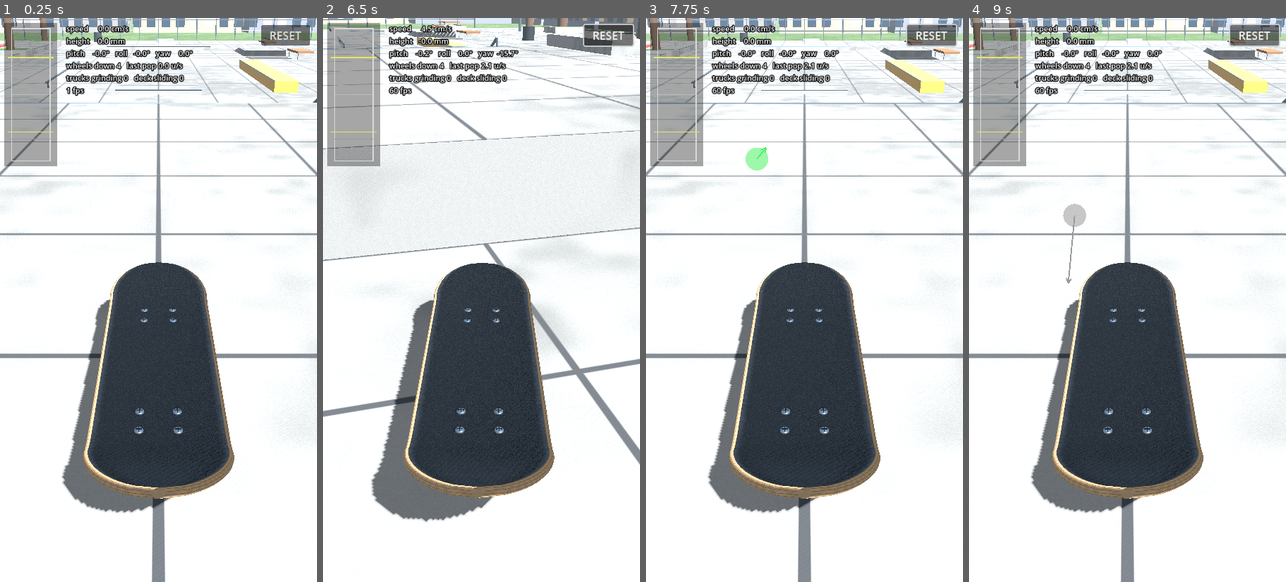
Above: before the commit, frames 1-4 (left to right).
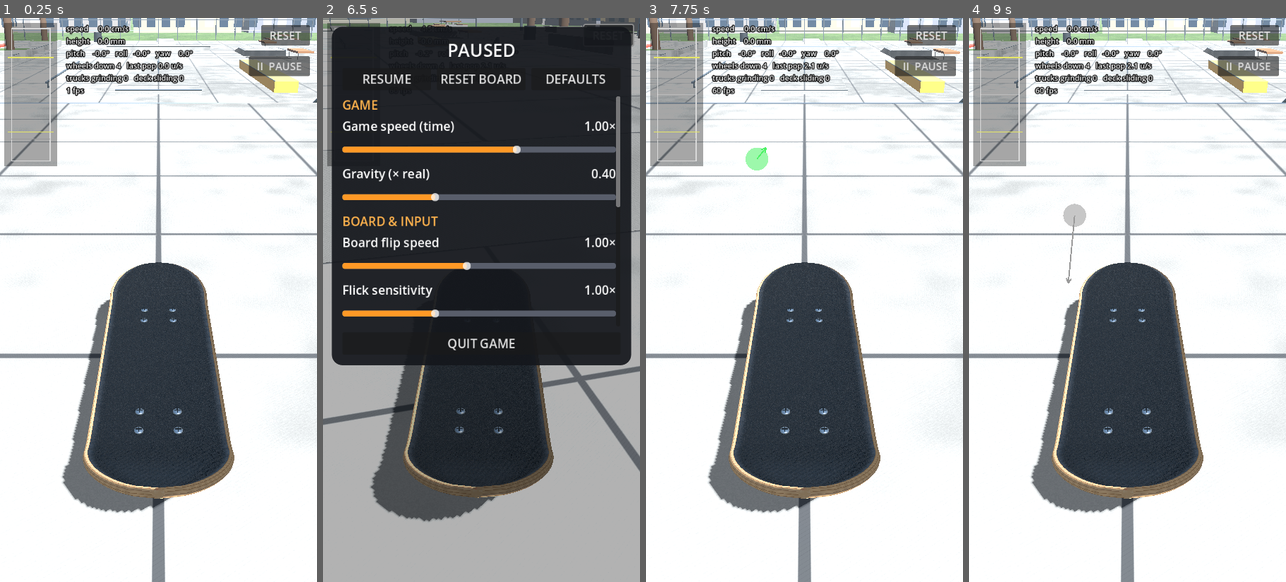
Above: after the commit, the same moments.

Repository: dexdev4/Fingerboardgame
Game: Godot game, scene res://scenes/main.tscn
Two runs of this game, one before a commit and one after it. Both use one fixed random seed, a clock stepped at 60 frames per second and the inputs below.
Inputs (mouse positions are in pixels of both pictures, inside the frame that each line leads up to):
- Up to frame 1 (0.25 s): no input
- Up to frame 2 (6.5 s): click (601, 63) at 0.5 s, where only the run after the commit has a clickable "II PAUSE"; click (386, 80) at 1.25 s, where only the run after the commit has a clickable "RESUME"; click "RESET" at 2 s; move the mouse to (551, 271) at 2.77 s; click (551, 271) at 2.92 s; drag from (418, 328) to (465, 412) at 3.52 s; move the mouse to (513, 175) at 4.27 s; click (513, 175) at 4.42 s; drag from (465, 412) to (386, 215) at 5.02 s; move the mouse to (576, 384) at 5.77 s; click (576, 384) at 5.92 s; tap Escape (ui_cancel) at 6.4 s
- Up to frame 3 (7.75 s): click "RESET" (after the commit: "RESET BOARD") at 6.5 s; drag from (709, 215) to (756, 159) at 7.27 s
- Up to frame 4 (9 s): move the mouse to (1143, 300) at 8.02 s; click (1143, 300) at 8.17 s; drag from (1079, 159) to (1064, 328) at 8.77 s

The runs differ from the first frame. In frame 1, 0.7% of the frame differs, in the area x 78-98%, y 6-11%; in frame 2, 92%, in the area x 0-100%, y 0-100%; in frame 3, 0.8%; in frame 4, 0.8%.

Commit message:
M12: pause menu with game speed, flip speed, flick sensitivity, gravity and camera settings
- PauseMenu: II PAUSE button (and back button / Esc) freezes the game, lifts all fingers and
  opens touch-sized sliders; settings apply live and are saved on the device.
- GameSettings layers the player's choices on top of board_tuning.tres (defaults from a fresh
  load of the file); slider ranges are menu_* tuning fields.
- Game speed sets ticks = 120 x speed with time_scale = ticks/120, so every physics step stays
  1/120 s: slow motion gives the identical trick (new test: half-speed ollie == normal ollie).
- Flick sensitivity scales press speeds in FingerInput; flip speed scales the flip/shove caps.
- Chase camera: orbit round the board and tilt (aim height); 0 = the previous view exactly.

Co-Authored-By: Claude Opus 5.5 <noreply@anthropic.com>
Claude-Session: https://claude.ai/code/session_01V3t6tByfZrPpVsZFujDZBG

Diff:
--- a/scripts/board_tuning.gd
+++ b/scripts/board_tuning.gd
@@ -116,6 +116,10 @@
 @export_group("Feet (fingers on the board)")
 ## Shifts the back/front split along the board (mm, + toward the tail).
 @export var foot_split_mm: float = 0.0
+## Flick input sensitivity (pause menu): multiplies every press speed read from a finger (end
+## and side presses). 2 = a flick counts as twice as fast (easier pops/flips, deadzones feel
+## half as wide); 0.5 = you need twice the finger speed. Caps (foot_max_speed etc.) are unchanged.
+@export var flick_sensitivity: float = 1.0
 ## A new touch counts as landing on the board this far outside the deck outline (mm). Generous,
 ## because the board is thin on screen — placing a finger should be easy.
 @export var foot_assign_margin_mm: float = 10.0
@@ -216,6 +220,38 @@
 @export var camera_follow: float = 5.0
 ## How quickly the camera swings round to the board's heading (1/s).
 @export var camera_turn_follow: float = 2.5
+## Swings the camera round the board (degrees about the vertical): 0 = straight behind,
+## + = round to the board's right side, − = left side.
+@export var camera_orbit_deg: float = 0.0
+## Raises (+) or lowers (−) the point the camera aims at (world units, from the board), which
+## tilts the view up toward the run ahead or down onto the board.
+@export var camera_aim_height: float = 0.0
+
+@export_group("Pause menu (slider ranges)")
+## Game speed (time manipulator): 1 = real time, 0.5 = half-speed slow motion. Every physics
+## tick stays 1/120 s; only how many ticks run per real second changes, so tricks are identical.
+@export var menu_game_speed_min: float = 0.1
+@export var menu_game_speed_max: float = 1.5
+## Board flip speed: multiplier on the flip/shove spin ceilings (press_side_max_roll,
+## press_side_max_speed, press_scoop_max_spin).
+@export var menu_flip_speed_min: float = 0.5
+@export var menu_flip_speed_max: float = 1.6
+## Flick input sensitivity (flick_sensitivity).
+@export var menu_flick_sensitivity_min: float = 0.5
+@export var menu_flick_sensitivity_max: float = 2.0
+## Gravity (gravity_multiplier, × real gravity).
+@export var menu_gravity_min: float = 0.1
+@export var menu_gravity_max: float = 1.0
+## Camera position and angle ranges (world units / degrees).
+@export var menu_camera_distance_min: float = 0.5
+@export var menu_camera_distance_max: float = 2.5
+@export var menu_camera_height_min: float = 0.2
+@export var menu_camera_height_max: float = 2.0
+@export var menu_camera_orbit_max_deg: float = 90.0
+@export var menu_camera_aim_min: float = -0.5
+@export var menu_camera_aim_max: float = 0.8
+@export var menu_camera_fov_min: float = 35.0
+@export var menu_camera_fov_max: float = 85.0
 
 @export_group("Haptics")
 @export var haptics_enabled: bool = true
--- a/scripts/chase_camera.gd
+++ b/scripts/chase_camera.gd
@@ -44,7 +44,7 @@
 	var v := (board as RigidBody3D).linear_velocity if board is RigidBody3D else Vector3.ZERO
 	v.y = 0.0   # vertical motion (pops, drops) stays smoothed so the view doesn't jolt
 	global_position = (global_position + v * dt).lerp(target.origin, follow)
-	look_at(board.global_position + _heading * tuning.camera_look_ahead, Vector3.UP)
+	look_at(_aim_point(board.global_position), Vector3.UP)
 
 
 ## The board's nose direction flattened onto the ground. When the board points straight up
@@ -56,7 +56,17 @@
 
 
 func _target_xf(board_pos: Vector3) -> Transform3D:
-	var pos := board_pos - _heading * tuning.camera_distance + Vector3.UP * tuning.camera_height
+	# Behind the board (−heading), swung round it by camera_orbit_deg about the vertical.
+	# Rotating the "behind" vector (0,0,+1 for a board heading −Z) by +θ about UP gives
+	# (sin θ, 0, cos θ): positive orbit moves the camera to the board's right (+X).
+	var behind := (-_heading).rotated(Vector3.UP, deg_to_rad(tuning.camera_orbit_deg))
+	var pos := board_pos + behind * tuning.camera_distance + Vector3.UP * tuning.camera_height
 	pos.y = maxf(pos.y, tuning.camera_height * 0.5)   # never dip under the ground when popping
-	return Transform3D.IDENTITY.translated(pos).looking_at(
-			board_pos + _heading * tuning.camera_look_ahead, Vector3.UP)
+	return Transform3D.IDENTITY.translated(pos).looking_at(_aim_point(board_pos), Vector3.UP)
+
+
+## Where the camera looks: a little ahead of the board, raised/lowered by camera_aim_height
+## (that's the camera's tilt). The look-ahead follows the board's heading, not the orbit, so
+## the run ahead stays in view from the side too.
+func _aim_point(board_pos: Vector3) -> Vector3:
+	return board_pos + _heading * tuning.camera_look_ahead + Vector3.UP * tuning.camera_aim_height
--- a/scripts/finger_input.gd
+++ b/scripts/finger_input.gd
@@ -171,7 +171,8 @@
 	var dir := Vector2.DOWN if lp.z > 0.0 else Vector2.UP
 	if p_c != null and p_e != null and p_c.distance_to(p_e) > 2.0:
 		dir = (p_e - p_c).normalized()
-	f.press_speed = f.screen_vel.dot(dir) / _screen_unit(size)
+	# × flick_sensitivity (pause menu): how much a given finger speed counts as a press.
+	f.press_speed = f.screen_vel.dot(dir) / _screen_unit(size) * tuning.flick_sensitivity
 
 	# Side press speed: the same idea across the board. The concave rises toward the rails, so
 	# a finger driven toward the nearest side edge presses that edge (flip-trick flicks).
@@ -180,7 +181,7 @@
 	var p_rail = ScreenMath.project(camera, size, board_xf * Vector3(side * geo.half_width, 0.0, lp.z))
 	f.press_speed_side = 0.0
 	if p_mid != null and p_rail != null and p_mid.distance_to(p_rail) > 2.0:
-		f.press_speed_side = f.screen_vel.dot((p_rail - p_mid).normalized()) / _screen_unit(size)
+		f.press_speed_side = f.screen_vel.dot((p_rail - p_mid).normalized()) / _screen_unit(size) * tuning.flick_sensitivity
 
 
 ## Measure a push finger: its velocity across the ground plane (units/s).
--- /dev/null
+++ b/scripts/game_settings.gd
@@ -0,0 +1,103 @@
+## The player's pause-menu settings, saved on the device (user://settings.cfg).
+##
+## They sit ON TOP of the tuning resource: on start we remember the tuning's own values (the
+## "defaults"), and apply() writes the player's choices into the live tuning, so every script
+## keeps reading one resource (board_tuning.tres stays the single source of tuning numbers).
+## Multipliers (flip speed, flick sensitivity) scale the tuning's values; gravity and the camera
+## settings are absolute values with the tuning's values as defaults.
+class_name GameSettings
+extends RefCounted
+
+const PATH := "user://settings.cfg"
+const SECTION := "settings"
+## Every saved setting (names of the properties below).
+const KEYS := ["game_speed", "flip_speed", "flick_sensitivity", "gravity", "camera_distance",
+		"camera_height", "camera_orbit_deg", "camera_aim_height", "camera_fov_deg"]
+
+## Time manipulator: 1 = real time, 0.5 = half-speed slow motion.
+var game_speed := 1.0
+## × the tuning's flip / shove spin ceilings (how fast a kickflip rolls, a shove-it spins).
+var flip_speed := 1.0
+## × the tuning's flick_sensitivity (how much a finger speed counts as a press).
+var flick_sensitivity := 1.0
+## Gravity, × real gravity (the tuning's gravity_multiplier).
+var gravity := 0.4
+## Camera position and angle (world units / degrees), defaults from the tuning.
+var camera_distance := 1.15
+var camera_height := 0.8
+var camera_orbit_deg := 0.0
+var camera_aim_height := 0.0
+var camera_fov_deg := 55.0
+
+var _base := {}   # tuning values at start (the defaults)
+
+
+func _init(t: BoardTuning) -> void:
+	# Defaults come from a fresh copy of the tuning FILE: the loaded resource is shared and cached,
+	# so after apply() its values are the player's, not the defaults (e.g. if the scene reloads).
+	var fresh: Resource = null
+	if t.resource_path != "":
+		fresh = ResourceLoader.load(t.resource_path, "", ResourceLoader.CACHE_MODE_IGNORE)
+	var src: Resource = fresh if fresh is BoardTuning else t
+	for k in ["physics_ticks_per_second", "gravity_multiplier", "press_side_max_roll",
+			"press_side_max_speed", "press_scoop_max_spin", "flick_sensitivity", "camera_distance",
+			"camera_height", "camera_orbit_deg", "camera_aim_height", "camera_fov_deg"]:
+		_base[k] = src.get(k)
+	reset_to_defaults()
+
+
+## Back to the tuning resource's own values.
+func reset_to_defaults() -> void:
+	game_speed = 1.0
+	flip_speed = 1.0
+	flick_sensitivity = 1.0
+	gravity = _base.gravity_multiplier
+	camera_distance = _base.camera_distance
+	camera_height = _base.camera_height
+	camera_orbit_deg = _base.camera_orbit_deg
+	camera_aim_height = _base.camera_aim_height
+	camera_fov_deg = _base.camera_fov_deg
+
+
+func load_saved() -> void:
+	var cfg := ConfigFile.new()
+	if cfg.load(PATH) != OK:
+		return   # first run: keep the defaults
+	for k in KEYS:
+		set(k, float(cfg.get_value(SECTION, k, get(k))))
+
+
+func save() -> void:
+	var cfg := ConfigFile.new()
+	for k in KEYS:
+		cfg.set_value(SECTION, k, get(k))
+	cfg.save(PATH)
+
+
+## Write the settings into the live tuning and the engine. `space`: the physics world (gravity).
+func apply(t: BoardTuning, space: RID) -> void:
+	t.gravity_multiplier = gravity
+	PhysicsServer3D.area_set_param(space, PhysicsServer3D.AREA_PARAM_GRAVITY, t.gravity())
+	t.press_side_max_roll = _base.press_side_max_roll * flip_speed
+	t.press_side_max_speed = _base.press_side_max_speed * flip_speed
+	t.press_scoop_max_spin = _base.press_scoop_max_spin * flip_speed
+	t.flick_sensitivity = _base.flick_sensitivity * flick_sensitivity
+	t.camera_distance = camera_distance
+	t.camera_height = camera_height
+	t.camera_orbit_deg = camera_orbit_deg
+	t.camera_aim_height = camera_aim_height
+	t.camera_fov_deg = camera_fov_deg
+	apply_game_speed(_base.physics_ticks_per_second, game_speed)
+
+
+## Game speed WITHOUT changing the physics: Godot steps physics by (1 / ticks) × time_scale
+## seconds. Running ticks = base × speed per real second with time_scale = ticks / base keeps
+## every step at exactly 1 / base s — the same ticks as at full speed, just fewer of them per real
+## second. So the same fingers (per tick) give the same trick in slow motion (determinism).
+## Note: your fingers are NOT slowed down — at half speed a real flick spans half as many
+## ticks, so it reads twice as fast. Slow motion = you're faster than the world.
+static func apply_game_speed(base_ticks: int, speed: float) -> void:
+	var ticks := maxi(1, roundi(base_ticks * speed))
+	Engine.physics_ticks_per_second = ticks
+	Engine.time_scale = float(ticks) / float(base_ticks)
+	Engine.max_physics_steps_per_frame = maxi(8, ticks / 15)
--- a/scripts/main.gd
+++ b/scripts/main.gd
@@ -3,6 +3,9 @@
 extends Node3D
 
 @export var tuning: BoardTuning = preload("res://tuning/board_tuning.tres")
+## Load and save the player's pause-menu settings (user://settings.cfg). Headless tests turn this
+## off so a settings file on the machine can never change their results.
+@export var use_player_settings := true
 
 @onready var park: Node3D = $Skatepark
 @onready var board: Board = $Board
@@ -11,11 +14,13 @@
 @onready var haptics: Haptics = $Haptics
 @onready var overlay: DebugOverlay = $DebugOverlay
 
+var settings: GameSettings
+var pause_menu: PauseMenu
+
 
 func _ready() -> void:
 	# Fixed tick rate and scaled gravity, both from the tuning resource.
-	Engine.physics_ticks_per_second = tuning.physics_ticks_per_second
-	Engine.max_physics_steps_per_frame = maxi(8, tuning.physics_ticks_per_second / 15)
+	GameSettings.apply_game_speed(tuning.physics_ticks_per_second, 1.0)   # real time
 	var space := get_world_3d().space
 	PhysicsServer3D.area_set_param(space, PhysicsServer3D.AREA_PARAM_GRAVITY, tuning.gravity())
 
@@ -28,5 +33,18 @@
 	camera.setup(tuning, board)
 	haptics.setup(tuning, board)
 	overlay.setup(board, finger_input)
+	# The player's settings sit on top of the tuning (remembering the tuning's values as defaults).
+	settings = GameSettings.new(tuning)
+	if use_player_settings:
+		settings.load_saved()
+		apply_settings()
+	pause_menu = PauseMenu.new()
+	add_child(pause_menu)
+	pause_menu.setup(settings, tuning, board, camera, finger_input, apply_settings, use_player_settings)
 	# Snap the camera back after a reset (deferred: the board's node moves after the tick).
 	board.reset_done.connect(camera.snap, CONNECT_DEFERRED)
+
+
+## Push the pause-menu settings into the live tuning, the physics world and the engine.
+func apply_settings() -> void:
+	settings.apply(tuning, get_world_3d().space)
--- /dev/null
+++ b/scripts/pause_menu.gd
@@ -0,0 +1,244 @@
+## Pause button + pause menu with the player's settings (GameSettings).
+##
+## Pausing stops the whole game (SceneTree.paused: the physics world freezes) and lifts every
+## finger, so nothing pushes the board while you're in the menu. This node keeps running while
+## paused (PROCESS_MODE_ALWAYS). Settings apply live; camera changes snap the camera so you can
+## see the new view behind the menu. They're saved when you resume.
+## UI only: it never touches physics except through GameSettings.apply (input like any other).
+class_name PauseMenu
+extends CanvasLayer
+
+var settings: GameSettings
+var tuning: BoardTuning
+var board: Board
+var camera: ChaseCamera
+var input: FingerInput
+var _apply: Callable
+var _persist := true
+
+var _pause_btn: Button
+var _root: Control          # the whole menu (hidden while playing)
+var _theme := Theme.new()
+var _rows := {}             # setting key → [slider, value label, spec]
+var _quiet := false         # true while refreshing sliders from code (don't re-apply)
+
+
+## Slider specs: [key, label, min, max, step, value format, is camera]. Ranges come from the
+## tuning resource (menu_* fields), not from here.
+func _specs() -> Array:
+	var t := tuning
+	var o := t.menu_camera_orbit_max_deg
+	return [
+		["#", "GAME"],
+		["game_speed", "Game speed (time)", t.menu_game_speed_min, t.menu_game_speed_max, 0.05, "%.2f×", false],
+		["gravity", "Gravity (× real)", t.menu_gravity_min, t.menu_gravity_max, 0.05, "%.2f", false],
+		["#", "BOARD & INPUT"],
+		["flip_speed", "Board flip speed", t.menu_flip_speed_min, t.menu_flip_speed_max, 0.05, "%.2f×", false],
+		["flick_sensitivity", "Flick sensitivity", t.menu_flick_sensitivity_min, t.menu_flick_sensitivity_max, 0.05, "%.2f×", false],
+		["#", "CAMERA"],
+		["camera_distance", "Distance behind", t.menu_camera_distance_min, t.menu_camera_distance_max, 0.05, "%.2f", true],
+		["camera_height", "Height", t.menu_camera_height_min, t.menu_camera_height_max, 0.05, "%.2f", true],
+		["camera_orbit_deg", "Orbit (left / right)", -o, o, 1.0, "%+.0f°", true],
+		["camera_aim_height", "Tilt (aim up / down)", t.menu_camera_aim_min, t.menu_camera_aim_max, 0.02, "%+.2f", true],
+		["camera_fov_deg", "Field of view (zoom)", t.menu_camera_fov_min, t.menu_camera_fov_max, 1.0, "%.0f°", true],
+	]
+
+
+func setup(s: GameSettings, t: BoardTuning, b: Board, cam: ChaseCamera, i: FingerInput,
+		apply_settings: Callable, persist: bool) -> void:
+	settings = s
+	tuning = t
+	board = b
+	camera = cam
+	input = i
+	_apply = apply_settings
+	_persist = persist
+	layer = 10                                  # above the debug overlay
+	process_mode = Node.PROCESS_MODE_ALWAYS     # keeps working while the game is paused
+	_build()
+	_layout()
+	get_viewport().size_changed.connect(_layout)
+	# The pause button is UI: a touch on it must not become a finger on the board.
+	var prev := input.ui_blockers
+	input.ui_blockers = func(p: Vector2) -> bool:
+		return prev.call(p) or (_pause_btn.visible and _pause_btn.get_global_rect().has_point(p))
+	# Android back button pauses / resumes instead of quitting the app.
+	get_tree().quit_on_go_back = false
+
+
+func _build() -> void:
+	_pause_btn = Button.new()
+	_pause_btn.text = "  II  PAUSE  "
+	_pause_btn.theme = _theme
+	_pause_btn.pressed.connect(set_paused.bind(true))
+	add_child(_pause_btn)
+
+	_root = Control.new()
+	_root.set_anchors_preset(Control.PRESET_FULL_RECT)
+	_root.theme = _theme
+	_root.visible = false
+	add_child(_root)
+	var dim := ColorRect.new()                  # light dim: the board stays visible below
+	dim.color = Color(0, 0, 0, 0.3)
+	dim.set_anchors_preset(Control.PRESET_FULL_RECT)
+	_root.add_child(dim)
+
+	var panel := PanelContainer.new()
+	panel.name = "Panel"
+	var box := StyleBoxFlat.new()
+	box.bg_color = Color(0.08, 0.09, 0.11, 0.92)
+	box.set_corner_radius_all(18)
+	box.set_content_margin_all(18)
+	panel.add_theme_stylebox_override("panel", box)
+	_root.add_child(panel)
+	var col := VBoxContainer.new()
+	col.name = "Col"
+	col.add_theme_constant_override("separation", 10)
+	panel.add_child(col)
+
+	var title := Label.new()
+	title.text = "PAUSED"
+	title.horizontal_alignment = HORIZONTAL_ALIGNMENT_CENTER
+	title.name = "Title"
+	col.add_child(title)
+	var buttons := HBoxContainer.new()
+	buttons.add_theme_constant_override("separation", 10)
+	col.add_child(buttons)
+	_add_button(buttons, "RESUME", set_paused.bind(false))
+	_add_button(buttons, "RESET BOARD", func():
+		board.request_reset()
+		set_paused(false))
+	_add_button(buttons, "DEFAULTS", _defaults)
+
+	var scroll := ScrollContainer.new()
+	scroll.size_flags_vertical = Control.SIZE_EXPAND_FILL
+	scroll.horizontal_scroll_mode = ScrollContainer.SCROLL_MODE_DISABLED
+	col.add_child(scroll)
+	var list := VBoxContainer.new()
+	list.size_flags_horizontal = Control.SIZE_EXPAND_FILL
+	list.add_theme_constant_override("separation", 6)
+	scroll.add_child(list)
+	for spec in _specs():
+		if spec[0] == "#":
+			var h := Label.new()
+			h.text = spec[1]
+			h.add_theme_color_override("font_color", Color(1.0, 0.7, 0.3))
+			list.add_child(h)
+			continue
+		_add_slider(list, spec)
+
+	var quit := Button.new()
+	quit.text = "QUIT GAME"
+	quit.pressed.connect(func(): get_tree().quit())
+	col.add_child(quit)
+	_refresh()
+
+
+func _add_button(parent: Control, text: String, action: Callable) -> void:
+	var b := Button.new()
+	b.text = text
+	b.size_flags_horizontal = Control.SIZE_EXPAND_FILL
+	b.pressed.connect(action)
+	parent.add_child(b)
+
+
+func _add_slider(parent: Control, spec: Array) -> void:
+	var row := HBoxContainer.new()
+	var name_label := Label.new()
+	name_label.text = spec[1]
+	name_label.size_flags_horizontal = Control.SIZE_EXPAND_FILL
+	row.add_child(name_label)
+	var value_label := Label.new()
+	value_label.horizontal_alignment = HORIZONTAL_ALIGNMENT_RIGHT
+	row.add_child(value_label)
+	parent.add_child(row)
+	var slider := HSlider.new()
+	slider.min_value = spec[2]
+	slider.max_value = spec[3]
+	slider.step = spec[4]
+	slider.size_flags_horizontal = Control.SIZE_EXPAND_FILL
+	slider.value_changed.connect(_on_slider.bind(spec[0]))
+	parent.add_child(slider)
+	_rows[spec[0]] = [slider, value_label, spec]
+
+
+func _on_slider(value: float, key: String) -> void:
+	_rows[key][1].text = _rows[key][2][5] % value
+	if _quiet:
+		return
+	settings.set(key, value)
+	_apply.call()
+	if _rows[key][2][6]:
+		camera.snap()     # show the new camera view right away (the game is paused)
+
+
+## Sliders ← settings (without re-applying).
+func _refresh() -> void:
+	_quiet = true
+	for key in _rows:
+		var slider: HSlider = _rows[key][0]
+		slider.value = settings.get(key)
+		_rows[key][1].text = _rows[key][2][5] % slider.value
+	_quiet = false
+
+
+func _defaults() -> void:
+	settings.reset_to_defaults()
+	_apply.call()
+	camera.snap()
+	_refresh()
+
+
+func set_paused(on: bool) -> void:
+	get_tree().paused = on
+	_root.visible = on
+	_pause_btn.visible = not on
+	# Lift every finger: nothing should press the board during or straight after the menu (a
+	# finger held through the menu never sends its lift event to the paused input).
+	input.clear()
+	if not on and _persist:
+		settings.save()
+
+
+## Sizes scale with the screen's short side (like the debug overlay). The panel covers the top
+## part of the screen so the board (lower middle) stays visible for camera changes.
+func _layout() -> void:
+	var size := get_viewport().get_visible_rect().size
+	var ui := maxf(minf(size.x, size.y) / 720.0, 0.5)
+	_theme.default_font_size = int(28 * ui)
+	var grab := StyleBoxFlat.new()             # thick, touch-friendly slider track
+	grab.bg_color = Color(0.35, 0.37, 0.42)
+	grab.set_corner_radius_all(int(6 * ui))
+	grab.content_margin_top = 7 * ui
+	grab.content_margin_bottom = 7 * ui
+	_theme.set_stylebox("slider", "HSlider", grab)
+	var fill := grab.duplicate() as StyleBoxFlat
+	fill.bg_color = Color(1.0, 0.6, 0.15)
+	_theme.set_stylebox("grabber_area", "HSlider", fill)
+	_theme.set_stylebox("grabber_area_highlight", "HSlider", fill)
+	for key in _rows:
+		(_rows[key][0] as HSlider).custom_minimum_size.y = 52 * ui
+	_pause_btn.add_theme_font_size_override("font_size", int(24 * ui))
+	_pause_btn.position = Vector2(size.x - _pause_btn.get_combined_minimum_size().x - 16 * ui, 86 * ui)
+	var panel := _root.get_node("Panel") as PanelContainer
+	var m := 20 * ui
+	panel.position = Vector2(m, m)
+	panel.size = Vector2(size.x - 2 * m, size.y * 0.6)
+	(panel.get_node("Col/Title") as Label).add_theme_font_size_override("font_size", int(40 * ui))
+
+
+func _notification(what: int) -> void:
+	if settings == null:
+		return
+	if what == NOTIFICATION_WM_GO_BACK_REQUEST:
+		set_paused(not get_tree().paused)
+	elif what == NOTIFICATION_APPLICATION_FOCUS_OUT and OS.has_feature("mobile") and _persist \
+			and not get_tree().paused:
+		set_paused(true)      # leaving the app (call, home button) pauses the game
+
+
+## Escape on desktop toggles the menu.
+func _unhandled_input(event: InputEvent) -> void:
+	if event.is_action_pressed("ui_cancel"):
+		set_paused(not get_tree().paused)
+		get_viewport().set_input_as_handled()
--- a/tests/test_ollie.gd
+++ b/tests/test_ollie.gd
@@ -71,6 +71,7 @@
 	holder.own_world_3d = true
 	root.add_child(holder)
 	main = load("res://scenes/main.tscn").instantiate()
+	main.use_player_settings = false   # a saved settings file must never change test results
 	holder.add_child(main)
 	board = null   # fetched once main's _ready has run
 	tick = 0
@@ -108,6 +109,7 @@
 		# same screen direction as the flick. (The nose then swings away from the flicking finger.)
 		17: _plan_flip(Vector2(0.18, -0.26), SLIDE_START + 4, Vector2(0.06, 0.12), FLIP_FLICK_TICKS, Vector2(0.14, 0.0))
 		18: _plan_second_finger()
+		19: _plan_slow_motion()
 		_:
 			_finish()
 
@@ -279,6 +281,15 @@
 
 
 ## Pop, then slide the front finger up AND off the side of the nose — a kickflip-style flick.
+## Scenario 0's ollie with the pause menu's game speed at 0.5: fewer ticks per real second, but
+## every tick is the same 1/120 s and the fingers move per tick, so the result must be identical.
+func _plan_slow_motion() -> void:
+	schedule.append([1, func():
+		main.settings.game_speed = 0.5
+		main.apply_settings()])
+	_plan_ollie(true)
+
+
 func _plan_flip_attempt() -> void:
 	# The flick comes as the board rises off the tail (later than an ollie's slide).
 	schedule.append([SETTLE, func(): _ollie_now(SETTLE, true, Vector2(0.18, -0.26), SLIDE_START + 4,
@@ -352,7 +363,8 @@
 			"roll straight (fingers centred)", "carve (fingers toward the right rail)",
 			"catch in the air (no front slide, then re-touch)", "catch and drag in the air (adjust)",
 			"ollie with a slightly crooked front slide", "kickflip: soft flick", "kickflip: hard flick",
-			"360 flip: flick + back-foot scoop", "second finger placement"]
+			"360 flip: flick + back-foot scoop", "second finger placement",
+			"ollie + slide at half game speed (pause menu)"]
 	var max_h := 0.0
 	var max_pitch := 0.0
 	var max_speed := 0.0
@@ -390,6 +402,9 @@
 			_expect(max_speed > 60.0, "three swipes should reach stair-clearing speed (>60 cm/s)")
 		3:
 			_expect(str(results[0]) == str(results[3]), "same input must give the same result")
+		19:
+			_expect(str(results[0]) == str(results[19]), "half game speed gives exactly the same ollie (same ticks)")
+			GameSettings.apply_game_speed(board.tuning.physics_ticks_per_second, 1.0)
 		6:
 			_expect(roll_peak > 90.0, "flicking off the side in the air rolls the board (>90°)")
 			_expect(absf(straight_roll) < 30.0, "a straight ollie barely rolls (<30°)")
Not shown, added: scripts/game_settings.gd.uid
Not shown, added: scripts/pause_menu.gd.uid
Not shown, changed: CLAUDE.md
